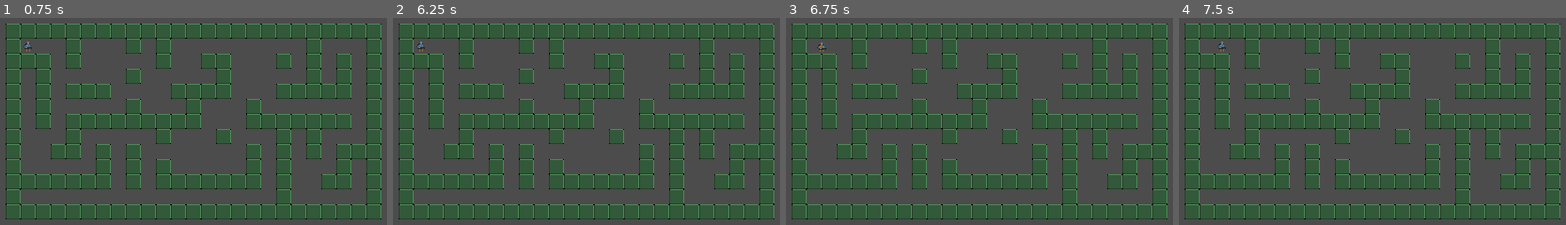
Above: before the commit, frames 1-4 (left to right).
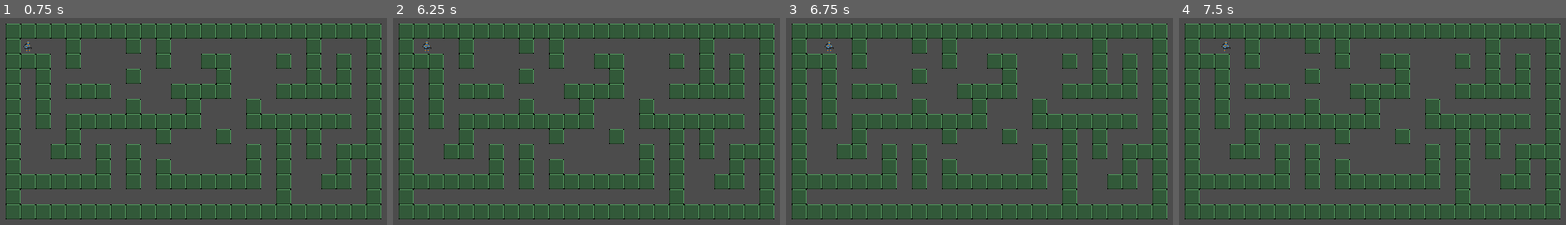
Above: after the commit, the same moments.

Repository: ffekete/WizardOfRogue
Game: Godot game, scene res://Scenes/Game/Main.tscn
Two runs of this game, one before a commit and one after it. Both use one fixed random seed, a clock stepped at 60 frames per second and the inputs below.
Inputs:
- Up to frame 1 (0.75 s): tap Enter at 0.5 s; hold Right (ui_right) from 0.53 s (still down); hold Space (ui_fire) from 0.53 s (still down)
- Up to frame 2 (6.25 s): release Right (ui_right) at 1.28 s; release Space (ui_fire) at 1.28 s; hold Down (ui_down) 1.28-2.03 s; tap Space (ui_fire) at 1.35, 2.85, 3.5, 4.35, 5, 5.85 s; hold Right (ui_right) 2.03-2.78 s; hold Space (ui_fire) 2.03-2.78 s; tap Enter at 2.75, 4.25 s; hold Up (ui_up) 2.78-3.53 s; hold Space (ui_fire) 3.53-4.28 s; hold Left (ui_left) 3.53-5.03 s; hold Down (ui_down) 5.03-5.78 s; hold Space (ui_fire) 5.03-5.78 s; hold Right (ui_right) from 5.78 s (still down)
- Up to frame 3 (6.75 s): release Right (ui_right) at 6.53 s; hold Up (ui_up) from 6.53 s (still down); hold Space (ui_fire) from 6.53 s (still down)
- Up to frame 4 (7.5 s): release Up (ui_up) at 7.28 s; release Space (ui_fire) at 7.28 s; hold Right (ui_right) from 7.28 s (still down); tap Space (ui_fire) at 7.35 s

Frame 1 is identical in both runs. In frame 2, 0.1% of the frame differs, in the area x 6-10%, y 11-17%; in frame 3, 0.1%, in the area x 8-13%, y 11-17%; in frame 4, less than 0.1%.

Commit message:
added bullets

Diff:
--- /dev/null
+++ b/Scenes/Game/Bullet.tscn
@@ -0,0 +1,35 @@
+[gd_scene load_steps=6 format=2]
+
+[ext_resource path="res://sprites/bullet.png" type="Texture" id=1]
+[ext_resource path="res://Scripts/Game/Bullet.gd" type="Script" id=2]
+
+[sub_resource type="AtlasTexture" id=1]
+atlas = ExtResource( 1 )
+region = Rect2( 0, 0, 6, 5 )
+
+[sub_resource type="SpriteFrames" id=2]
+animations = [ {
+"frames": [ SubResource( 1 ) ],
+"loop": true,
+"name": "default",
+"speed": 5.0
+} ]
+
+[sub_resource type="RectangleShape2D" id=3]
+extents = Vector2( 3.04989, 0.606842 )
+
+[node name="Area2D" type="Area2D"]
+collision_layer = 8
+collision_mask = 6
+script = ExtResource( 2 )
+
+[node name="AnimatedSprite" type="AnimatedSprite" parent="."]
+frames = SubResource( 2 )
+
+[node name="CollisionShape2D" type="CollisionShape2D" parent="."]
+position = Vector2( -9.53674e-07, 0.529732 )
+shape = SubResource( 3 )
+
+[connection signal="area_shape_entered" from="." to="." method="_on_Area2D_area_shape_entered"]
+[connection signal="body_entered" from="." to="." method="_on_Area2D_body_entered"]
+[connection signal="body_shape_entered" from="." to="." method="_on_Area2D_body_shape_entered"]
--- a/Scenes/Game/CaveTile.tscn
+++ b/Scenes/Game/CaveTile.tscn
@@ -19,6 +19,8 @@
 extents = Vector2( 7.90114, 7.94014 )
 
 [node name="Tile" type="Area2D"]
+collision_layer = 4
+collision_mask = 9
 script = ExtResource( 1 )
 
 [node name="AnimatedSprite" type="AnimatedSprite" parent="."]
--- a/Scenes/Game/Main.tscn
+++ b/Scenes/Game/Main.tscn
@@ -1,14 +1,16 @@
-[gd_scene load_steps=5 format=2]
+[gd_scene load_steps=6 format=2]
 
 [ext_resource path="res://Scripts/Game/DungeonMain.gd" type="Script" id=1]
 [ext_resource path="res://Scenes/Game/CaveTile.tscn" type="PackedScene" id=2]
 [ext_resource path="res://Scenes/Game/Player.tscn" type="PackedScene" id=3]
 [ext_resource path="res://Scripts/Game/Camera2D.gd" type="Script" id=4]
+[ext_resource path="res://Scenes/Game/Bullet.tscn" type="PackedScene" id=5]
 
 [node name="Main" type="Node"]
 script = ExtResource( 1 )
 CaveTile = ExtResource( 2 )
 Player = ExtResource( 3 )
+Bullet = ExtResource( 5 )
 
 [node name="Camera2D" type="Camera2D" parent="."]
 position = Vector2( 120.92, 63.8376 )
--- a/Scenes/Game/Player.tscn
+++ b/Scenes/Game/Player.tscn
@@ -1,9 +1,10 @@
-[gd_scene load_steps=18 format=2]
+[gd_scene load_steps=19 format=2]
 
 [ext_resource path="res://sprites/P1_walk.png" type="Texture" id=1]
 [ext_resource path="res://sprites/P1_idle.png" type="Texture" id=2]
 [ext_resource path="res://sprites/P1_attack.png" type="Texture" id=3]
 [ext_resource path="res://Scripts/Game/Player.gd" type="Script" id=4]
+[ext_resource path="res://Scenes/Game/Bullet.tscn" type="PackedScene" id=5]
 
 [sub_resource type="AtlasTexture" id=1]
 atlas = ExtResource( 2 )
@@ -73,10 +74,12 @@
 
 [node name="Player" type="Area2D"]
 position = Vector2( 42.3736, 40.996 )
+collision_mask = 4
 script = ExtResource( 4 )
 __meta__ = {
 "_edit_group_": true
 }
+Bullet = ExtResource( 5 )
 
 [node name="AnimatedSprite" type="AnimatedSprite" parent="."]
 frames = SubResource( 12 )
@@ -88,6 +91,8 @@
 [node name="Tween" type="Tween" parent="."]
 
 [node name="RayCast2D" type="RayCast2D" parent="."]
+enabled = true
+collision_mask = 4
 collide_with_areas = true
 collide_with_bodies = false
 
@@ -96,4 +101,6 @@
 [node name="TurnTimer" type="Timer" parent="."]
 
 [connection signal="body_entered" from="." to="." method="_on_Player_body_entered"]
+[connection signal="animation_finished" from="AnimatedSprite" to="." method="_on_AnimatedSprite_animation_finished"]
+[connection signal="frame_changed" from="AnimatedSprite" to="." method="_on_AnimatedSprite_frame_changed"]
 [connection signal="timeout" from="AttackTimer" to="." method="_on_AttackTimer_timeout"]
--- a/Scenes/Game/TileMap.tscn
+++ /dev/null
@@ -1,7 +0,0 @@
-[gd_scene format=2]
-
-[node name="Node2D" type="Node2D"]
-
-[node name="TileMap" type="TileMap" parent="."]
-position = Vector2( 0, 2 )
-format = 1
--- a/Scenes/Game/Wall.tscn
+++ /dev/null
@@ -1,82 +0,0 @@
-[gd_scene load_steps=15 format=2]
-
-[ext_resource path="res://sprites/Wall_top.png" type="Texture" id=1]
-[ext_resource path="res://sprites/Wall_left.png" type="Texture" id=2]
-[ext_resource path="res://sprites/Wall_right.png" type="Texture" id=3]
-[ext_resource path="res://sprites/Wall_bottom.png" type="Texture" id=4]
-[ext_resource path="res://Scripts/Game/Wall.gd" type="Script" id=5]
-
-[sub_resource type="AtlasTexture" id=1]
-atlas = ExtResource( 2 )
-region = Rect2( 0, 0, 16, 16 )
-
-[sub_resource type="AtlasTexture" id=2]
-atlas = ExtResource( 3 )
-region = Rect2( 0, 0, 16, 16 )
-
-[sub_resource type="AtlasTexture" id=3]
-atlas = ExtResource( 1 )
-region = Rect2( 0, 0, 16, 16 )
-
-[sub_resource type="AtlasTexture" id=4]
-atlas = ExtResource( 4 )
-region = Rect2( 0, 0, 16, 16 )
-
-[sub_resource type="SpriteFrames" id=5]
-animations = [ {
-"frames": [ SubResource( 1 ) ],
-"loop": true,
-"name": "left",
-"speed": 5.0
-}, {
-"frames": [ SubResource( 2 ) ],
-"loop": true,
-"name": "right",
-"speed": 5.0
-}, {
-"frames": [ SubResource( 3 ) ],
-"loop": true,
-"name": "top",
-"speed": 5.0
-}, {
-"frames": [ SubResource( 4 ) ],
-"loop": true,
-"name": "bottom",
-"speed": 5.0
-} ]
-
-[sub_resource type="RectangleShape2D" id=6]
-extents = Vector2( 7.91726, 0.702818 )
-
-[sub_resource type="RectangleShape2D" id=7]
-extents = Vector2( 7.91726, 0.492594 )
-
-[sub_resource type="RectangleShape2D" id=8]
-extents = Vector2( 0.664524, 7.95555 )
-
-[sub_resource type="RectangleShape2D" id=9]
-extents = Vector2( 0.559414, 7.95555 )
-
-[node name="Wall" type="Area2D"]
-script = ExtResource( 5 )
-
-[node name="AnimatedSprite" type="AnimatedSprite" parent="."]
-position = Vector2( -0.105114, 0 )
-frames = SubResource( 5 )
-animation = "top"
-
-[node name="TopCollisionShape" type="CollisionShape2D" parent="."]
-position = Vector2( -0.10511, -7.14762 )
-shape = SubResource( 6 )
-
-[node name="BottomCollisionShape" type="CollisionShape2D" parent="."]
-position = Vector2( -0.210224, 7.46296 )
-shape = SubResource( 7 )
-
-[node name="RightCollisionShape" type="CollisionShape2D" parent="."]
-position = Vector2( 7.25274, -0.210224 )
-shape = SubResource( 8 )
-
-[node name="LeftCollisionShape" type="CollisionShape2D" parent="."]
-position = Vector2( -7.46296, -0.105112 )
-shape = SubResource( 9 )
--- /dev/null
+++ b/Scripts/Game/Bullet.gd
@@ -0,0 +1,30 @@
+extends Area2D
+
+var main = load("res://Scenes/Game/Main.tscn")
+
+var speed
+var direction
+var started
+
+func set_speed(val):
+	speed = val
+
+func set_direction(val):
+	direction = Vector2(val.x, val.y)
+
+func set_position(val):
+	position = Vector2(val.x, val.y)
+
+func _ready():
+	started = false
+
+func _process(delta):
+	if(started):
+		position.x += direction.x * delta * speed
+		position.y += direction.y * delta * speed
+
+func start():
+	started = true
+
+func _on_Area2D_area_shape_entered(area_id, area, area_shape, local_shape):
+	get_parent().remove_child(self)
--- a/Scripts/Game/DungeonMain.gd
+++ b/Scripts/Game/DungeonMain.gd
@@ -2,6 +2,9 @@
 
 export (PackedScene) var CaveTile
 export (PackedScene) var Player
+export (PackedScene) var Bullet
+
+
 export var maze_width = 12
 export var maze_height = 6
 export var _seed = 1000
--- a/Scripts/Game/Player.gd
+++ b/Scripts/Game/Player.gd
@@ -1,6 +1,9 @@
 extends Area2D
 
 signal hit
+
+export (PackedScene) var Bullet
+var main = load("res://Scenes/Game/Main.tscn")
 
 export var speed = 0.75
 export var turn_speed = 0.15
@@ -31,9 +34,10 @@
 
 	if(Input.is_action_pressed("ui_fire")):
 		if(attack_timer.is_stopped()):
+
 			$AnimatedSprite.animation = "attack"
-			attack_timer.start(0.5)
-			$AnimatedSprite.frames.set_animation_speed("attack", 4)
+			attack_timer.start(1)
+			$AnimatedSprite.frames.set_animation_speed("attack", 6)
 
 			if(next_dir == Vector2.UP):
 				_position_up()
@@ -59,9 +63,8 @@
 			if(Input.is_action_pressed("ui_right")):
 				next_dir = Vector2.RIGHT
 
-	if(!attack_timer.is_stopped()):
+	if(!attack_timer.is_stopped() && Input.is_action_pressed("ui_fire")):
 		return
-
 
 	if(Input.is_action_pressed("ui_up")):
 
@@ -110,13 +113,6 @@
 				move_with_collision_check(Global.inputs["right"])
 				_position_right()
 				next_dir = Vector2.RIGHT
-
-
-	elif(Input.is_action_pressed("ui_fire")):
-		if(attack_timer.is_stopped()):
-			$AnimatedSprite.animation = "attack"
-			attack_timer.start(0.5)
-
 	else:
 		if(attack_timer.is_stopped()):
 			$AnimatedSprite.animation = "idle"
@@ -168,3 +164,35 @@
 	$AnimatedSprite.flip_v = false
 	$AnimatedSprite.flip_h = false
 	currentDir = "right"
+
+
+func _on_AnimatedSprite_animation_finished():
+	if($AnimatedSprite.animation == "attack"):
+
+		$AnimatedSprite.animation = "idle"
+
+		var bullet = Bullet.instance()
+		get_parent().add_child(bullet)
+		bullet.set_speed(100)
+
+		var direction
+
+		if(currentDir == "up"):
+			direction = Vector2(0, -1)
+			bullet.rotation_degrees = 90.0
+
+		if(currentDir == "down"):
+			direction = Vector2(0, 1)
+			bullet.rotation_degrees = 270.0
+
+		if(currentDir == "right"):
+			direction = Vector2(1, 0)
+			bullet.rotation_degrees = 0.0
+
+		if(currentDir == "left"):
+			direction = Vector2(-1, 0)
+			bullet.rotation_degrees = 180.0
+
+		bullet.set_direction(direction)
+		bullet.set_position(position)
+		bullet.start()
--- a/project.godot
+++ b/project.godot
@@ -70,6 +70,17 @@
  ]
 }
 
+[layer_names]
+
+2d_render/layer_1="player"
+2d_physics/layer_1="Player"
+2d_render/layer_2="enemy"
+2d_physics/layer_2="Enemy"
+2d_render/layer_3="blocks"
+2d_physics/layer_3="Tile"
+2d_render/layer_4="bullet"
+2d_physics/layer_4="bullet"
+
 [physics]
 
 common/enable_pause_aware_picking=true
Binary file added: sprites/bullet.png
Not shown, added: sprites/bullet.png.import
